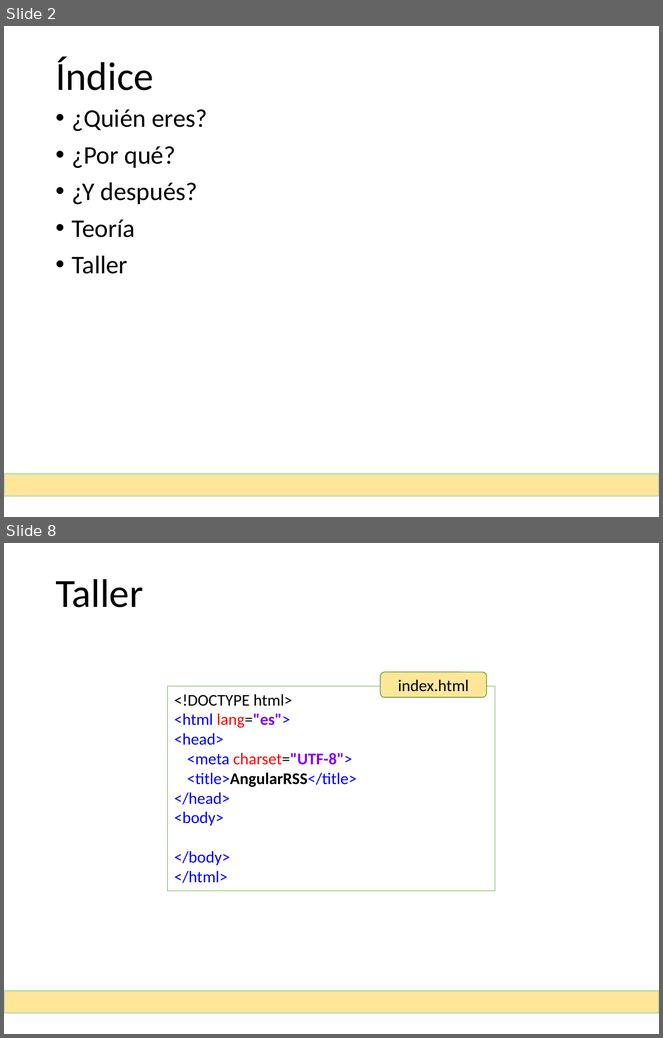
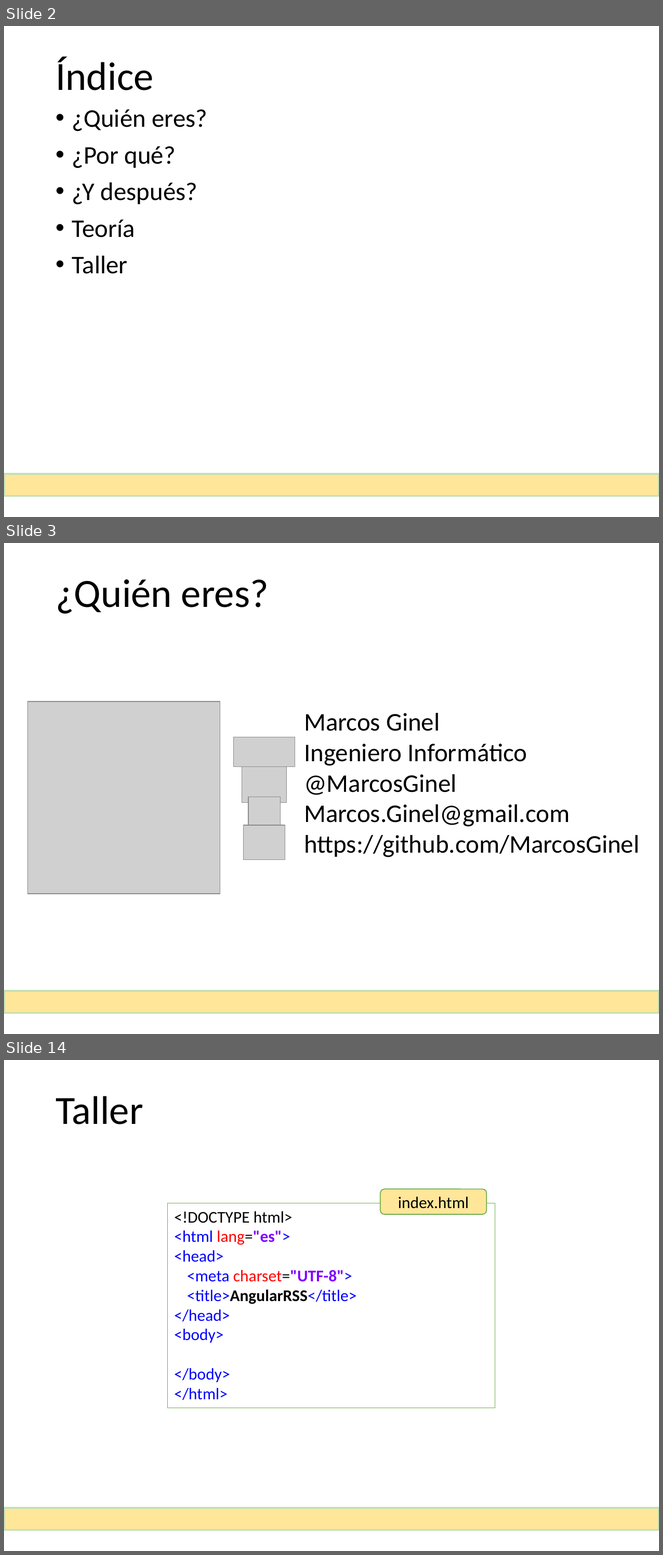
Before and after one commit to MarcosGinel/rss, a slide deck: documentacion/Taller de AngularJS.pptx. Shown one above the other, each under a label of ours: slides 2 and 8 before the commit, slides 2, 3 and 14 after it; the slides between them are not shown. The pictures are 663x1038 and 663x1555 pixels, drawn with LibreOffice and Linux fonts; fonts in the diff are those of the drawing; grey boxes stand for pictures. Boxes give left, top, right and bottom in pixels: in the first picture for what was removed or moved away, otherwise in the second. Text is boxed around its words. In the diff, an @@ line names an element or a change of style, - is before the commit and + after.

```diff
--- a/documentacion/Taller de AngularJS.pptx
+++ b/documentacion/Taller de AngularJS.pptx
@@ slide 3 added at <box>4,543,659,1034</box>, background #FFFFFF @@
@@ title added at <box>55,579,269,614</box>, 44 pt, text #000000 @@
+¿Quién eres?
@@ picture added at <box>27,702,220,894</box> @@
@@ group added at <box>234,713,639,858</box>: 3 pictures, 1 text @@
+Marcos Ginel
+Ingeniero Informático
+@MarcosGinel
+Marcos.Ginel@gmail.com
+https://github.com/MarcosGinel
@@ picture added at <box>244,825,286,860</box> @@
@@ rectangle added at <box>4,991,659,1013</box>, fill #FFE699, outline #C5E0B4 2.25 pt @@
@@ what was slide 8 is now slide 14 @@
```
Also in this commit, not shown: 7 slides changed, 20 other slides added, 3 slides removed, 2 other files.
